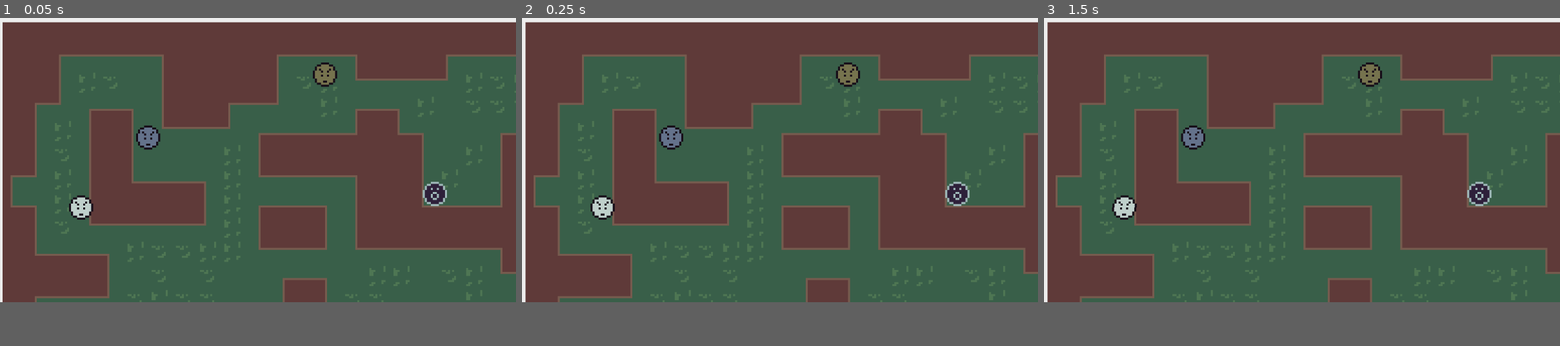
Above: before the commit, frames 1-3 (left to right).
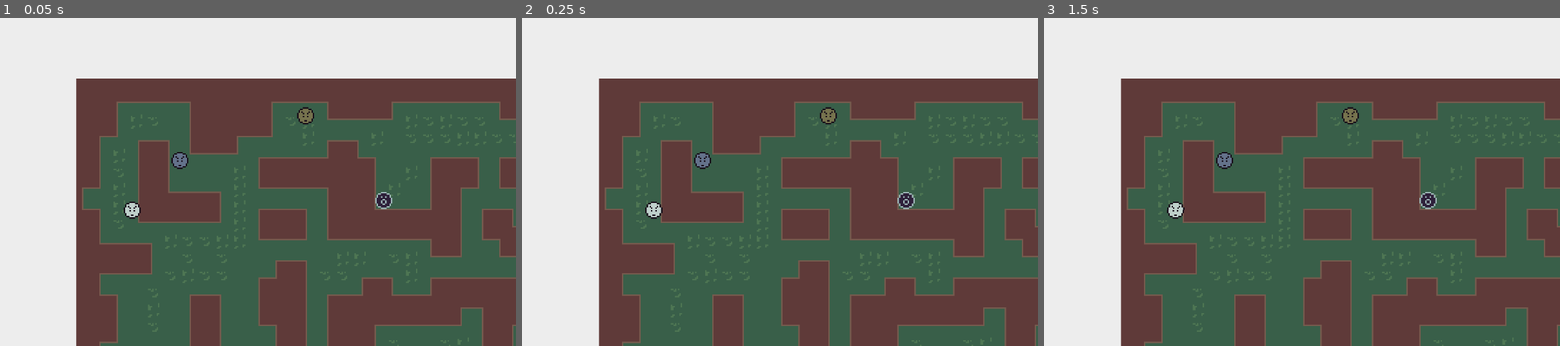
Above: after the commit, the same moments.

Repository: TeamGalileoRobotics/tilde
Game: Godot game, scene res://root.tscn
Two runs of this game, one before a commit and one after it. Both use one fixed random seed, a clock stepped at 60 frames per second and the inputs below.
Inputs:
- Up to frame 1 (0.05 s): no input
- Up to frame 2 (0.25 s): no input
- Up to frame 3 (1.5 s): tap Enter at 1.25 s
The window is 800x500 before the commit and 800x568 after it. Grey fills any space a smaller window leaves; there, only what the larger window draws over its background counts as a difference.

The runs differ from the first frame. In frame 1, 62% of the frame differs, in the area x 0-100%, y 1-100%; in frame 2, 62%; in frame 3, 62%.

Commit message:
Increase window size

Diff:
--- a/project.godot
+++ b/project.godot
@@ -21,7 +21,8 @@
 
 [display]
 
-window/size/height=640
+window/size/width=1440
+window/size/height=1024
 
 [rendering]
 
